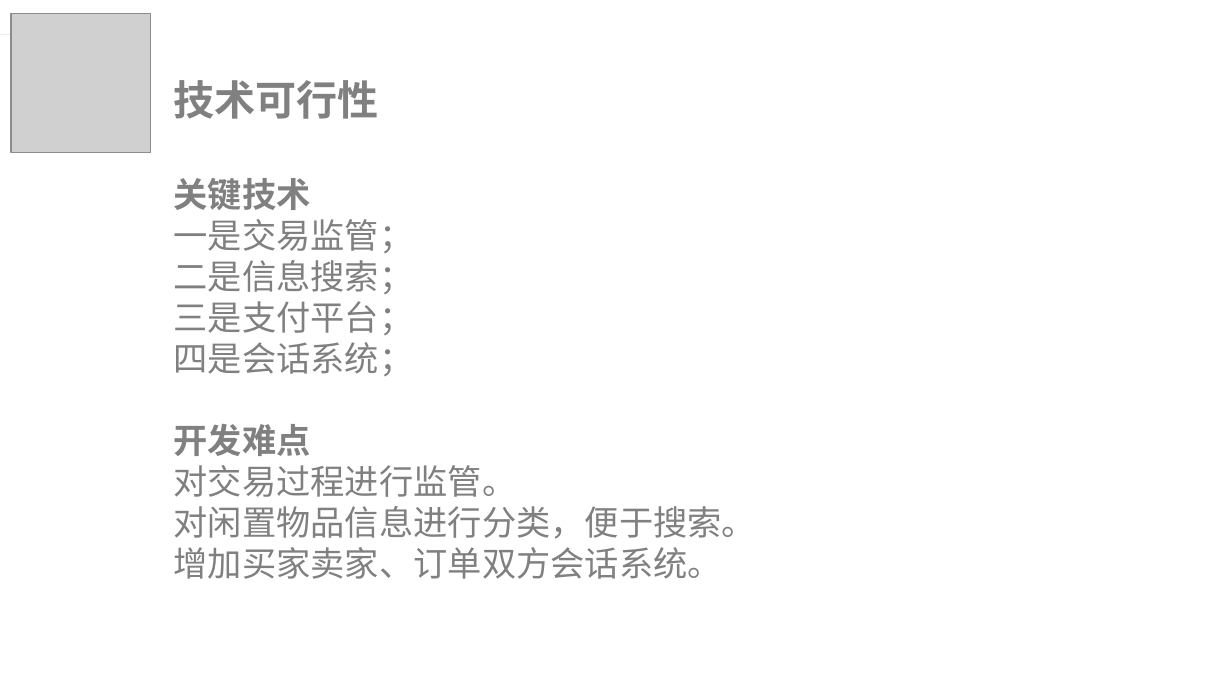
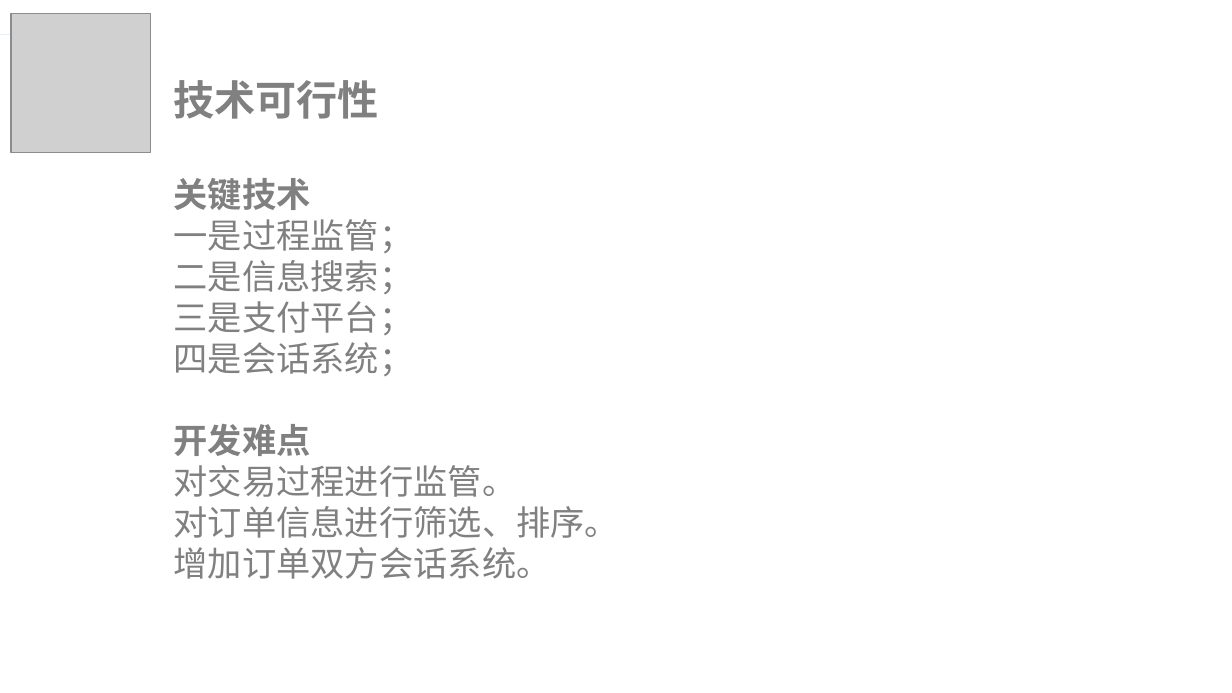
Before and after one commit to lorenzoyoung/ZUCC-Lazy-Bone, a slide deck: slide 13 of 评审PPT/项目计划/ZUCCLazyBone项目计划.pptx. Drawn at 1232x693 pixels with LibreOffice and Linux fonts; fonts in the diff are those of the drawing; grey boxes stand for pictures. Boxes give left, top, right and bottom in pixels: in the first picture for what was removed or moved away, otherwise in the second. Text is boxed around its words. In the diff, an @@ line names an element or a change of style, - is before the commit and + after.

```diff
--- a/评审PPT/项目计划/ZUCCLazyBone项目计划.pptx
+++ b/评审PPT/项目计划/ZUCCLazyBone项目计划.pptx
@@ text at [174,219,414,253]: text changed @@
-一是交易监管；
+一是过程监管；
@@ text at [174,506,619,579]: text changed @@
-对闲置物品信息进行分类，便于搜索。
-增加买家卖家、订单双方会话系统。
+对订单信息进行筛选、排序。
+增加订单双方会话系统。
```
Also in this commit, not shown: 6 other slides changed, 1 slide added, 15 other files.
